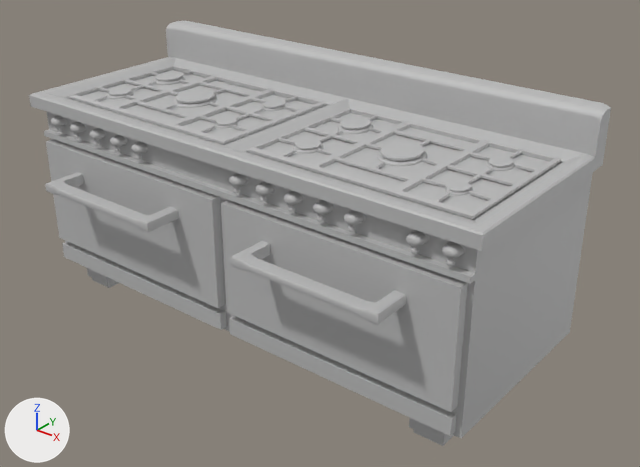
Renders of the FBX model Assets/Art_Assets/Kitchen/M_Oven_Rangehood/SM_Oven.fbx from each side of a commit.
Before and after are seen from a camera (50 mm lens) standing at (3.17, -3.6, 2.95) and looking at (0.21, 0.09, 0.66). Every picture has the same lights, and +X, +Y and +Z are marked at lower left.

Objects in the first picture: 'SM_Oven'.
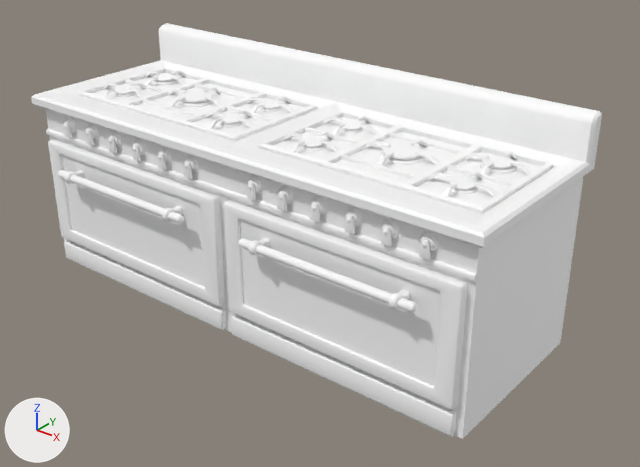
Changed parts and their boxes (x1, y1, x2, y2) in the pictures (640 x 467 px; the box of a moved part takes in the faces that stretch with it):
'SM_Oven', reshaped, rescaled
    before: (29, 21, 611, 446)
    after: (31, 23, 602, 439)
part 1 of me_mesh, moved or reshaped
    before: (108, 88, 133, 99)
    after: (113, 87, 135, 97)
part 2 of me_mesh, moved or reshaped
    before: (487, 157, 515, 171)
    after: (447, 179, 477, 194)
part 3 of me_mesh, moved or reshaped
    before: (261, 100, 286, 111)
    after: (152, 74, 179, 86)
part 4 of me_mesh, moved or reshaped
    before: (338, 118, 373, 134)
    after: (480, 156, 516, 174)
part 5 of me_mesh, rebuilt
    before: (29, 21, 611, 438)
    after: (31, 23, 602, 439)
part 6 of me_mesh, deleted
    before: (45, 115, 466, 446)
part 7 of me_mesh, built on
    before: (68, 66, 561, 219)
    after: (58, 68, 554, 313)

The change in detail:
Material 'Oven' (mat_oven) is new.
Its base color is (1.0, 1.0, 1.0) (white #ffffff).
Its roughness is 0.553.
me_mesh is used by ob_sm_oven; location (0.0, 0.0, 0.0); rotation (1.571, 0.0, 0.0), in degrees (90, 0, 0); scale (0.015, 0.01, 0.018).
me_mesh had 5106 vertices, 5198 faces and spanned x -107.0..107.0, y 0.0..156.0, z -42.0..42.0.
me_mesh no longer uses material mat_lambert1 (grey #bcbcbc).
me_mesh now has 6485 vertices, 6342 faces and spans x -160.0..160.0, y 0.0..156.0, z -62.0..63.0.
me_mesh part 1: the loose piece of 161 vertices spanning x -87.0..-78.0, y 128.0..131.0, z 2.0..12.0 is scaled about the mesh origin by (1.5, 1, 1.46), in mat_oven (white #ffffff).
me_mesh part 2: the loose piece of 161 vertices spanning x 78.0..87.0, y 128.0..131.0, z -21.0..-12.0 is scaled about its middle by (-1.6, 1.07, 1.56), then moved by (41.0, 0.0, 26.0), in mat_oven (white #ffffff).
me_mesh part 3: the loose piece of 161 vertices spanning x -25.0..-16.0, y 128.0..131.0, z -21.0..-12.0 is scaled about its middle by (2.05, 1.36, 2), then moved by (-103.0, 0.0, -10.0), in mat_oven (white #ffffff).
me_mesh part 4: the loose piece of 161 vertices spanning x 14.0..27.0, y 128.0..131.0, z -22.0..-10.0 is scaled about its middle by (-1.5, 1, 1.46), then moved by (103.0, 0.0, -10.0), in mat_oven (white #ffffff).
me_mesh part 5: the loose piece of 224 vertices spanning x -107.0..107.0, y 17.0..156.0, z -42.0..30.0 is rebuilt with 499 vertices and now spans x -160.0..160.0, y 17.0..156.0, z -62.0..53.0, in mat_oven (white #ffffff).
me_mesh part 6: 18 loose pieces with 2600 vertices, spanning x -96.0..99.0, y 0.0..121.0, z -36.0..42.0, are deleted.
me_mesh part 7: 16 vertices moved within x -82.0..82.0, y 129.0..131.0, z -19.0..9.0; 1606 vertices removed from x -97.0..97.0, y 128.0..132.0, z -30.0..20.0; 5246 vertices added at x -145.0..145.0, y 83.0..133.0, z -45.0..63.0.
me_mesh now uses material mat_oven (white #ffffff).
Object 'SM_Oven' (ob_sm_oven) is rescaled from (0.015, 0.01, 0.018) to (0.01, 0.01, 0.01).
